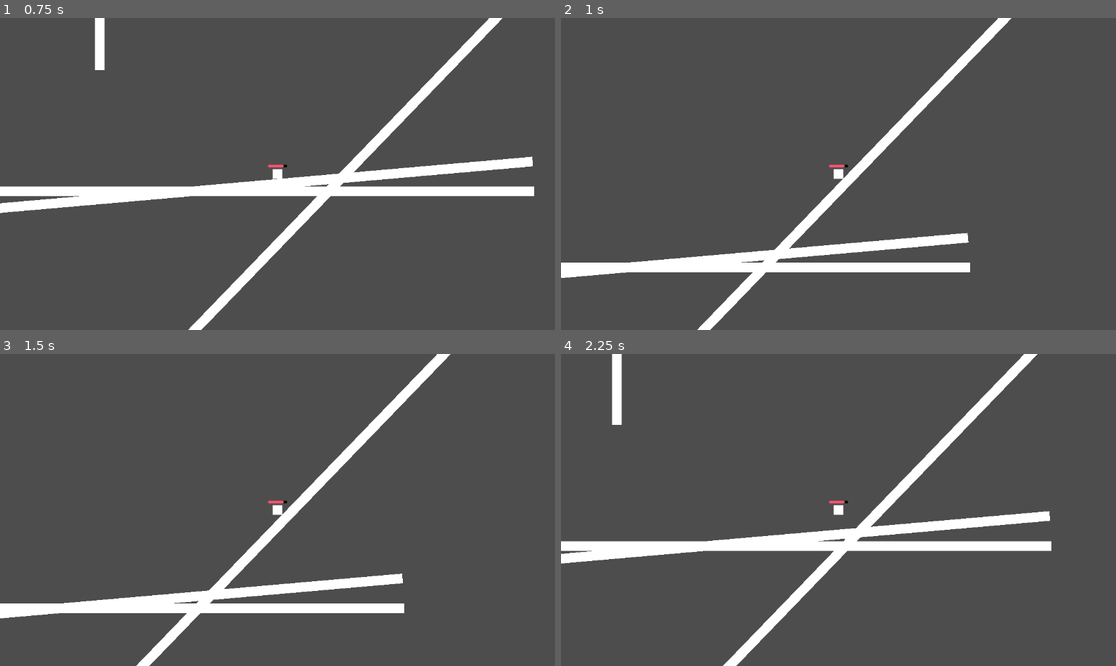
Above: before the commit, frames 1-4 (two rows, left to right).
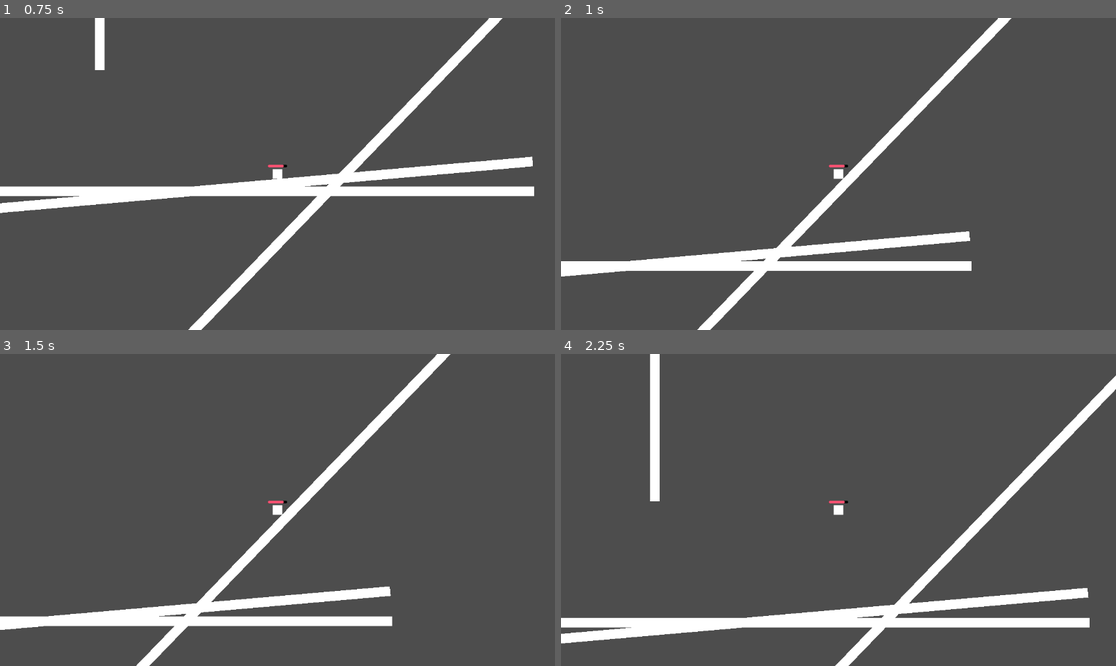
Above: after the commit, the same moments.

Repository: joesobo/BoxV1
Game: Godot game, scene res://main.tscn
Two runs of this game, one before a commit and one after it. Both use one fixed random seed, a clock stepped at 60 frames per second and the inputs below.
Inputs:
- Up to frame 1 (0.75 s): tap Enter at 0.5 s; hold Right (right) from 0.53 s (still down); hold Shift (sprint) from 0.53 s (still down); tap Ctrl (dash) at 0.6 s
- Up to frame 2 (1 s): keep holding Right (right); keep holding Shift (sprint); tap Up (jump) at 0.77 s
- Up to frame 3 (1.5 s): keep holding Right (right); tap Up (jump) at 1.07 s; release Shift (sprint) at 1.28 s; tap Shift (sprint) at 1.35 s
- Up to frame 4 (2.25 s): tap Up (jump) at 1.52, 1.55, 1.82 s; release Right (right) at 2.03 s; hold Left (left) from 2.03 s (still down); hold Up (jump) from 2.03 s (still down)

Frame 1 is identical in both runs. In frame 2, 1.2% of the frame differs, in the area x 0-81%, y 0-96%; in frame 3, 6.7%; in frame 4, 16%, in the area x 0-100%, y 0-100%.

Commit message:
refactor

Diff:
--- a/PlayerController.gd
+++ b/PlayerController.gd
@@ -40,10 +40,6 @@
 	)
 
 
-func check_wall_slide():
-	return velocity.y > 0 && is_aiming_into_wall()
-
-
 func check_wall_jump():
 	return (
 		next_to_wall()
@@ -56,6 +52,16 @@
 func check_gravity_fall():
 	return !is_sliding && !is_on_floor() && velocity.y < GRAVITY
 
+
+func horizontal_movement():
+	if wall_jump_count == 0 && !dashing:
+		velocity.x = horizontal_input.x * speed
+
+		# Sprint
+		if Input.is_action_pressed("sprint"):
+			velocity.x = horizontal_input.x * speed * 2
+
+
 func dash():
 	if is_on_floor() && !dashing:
 		can_dash = true
@@ -67,27 +73,12 @@
 		await get_tree().create_timer(dash_time).timeout
 		dashing = false
 
-func get_input(delta):
-	vertical_input = Input.get_vector("", "", "jump", "down")
-	horizontal_input = Input.get_vector("left", "right", "", "")
 
-	# Horizontal movement
-	if wall_jump_count == 0 && !dashing:
-		velocity.x = horizontal_input.x * speed
+func wall_slide():
+	is_sliding = velocity.y > 0 && is_aiming_into_wall()
 
-		# Sprint
-		if Input.is_action_pressed("sprint"):
-			velocity.x = horizontal_input.x * speed * 2
 
-	# Dash
-	dash()
-
-	print(velocity.x)
-
-	# Wall slide
-	is_sliding = check_wall_slide()
-
-	# Wall jump
+func wall_jump():
 	if check_wall_jump():
 		is_sliding = false
 
@@ -96,12 +87,17 @@
 
 		wall_jump_count += 1
 
-	# Jump
+
+func jump(delta):
 	if is_on_floor():
 		velocity.y = vertical_input.y * jump_force
 		wall_jump_count = 0
 
-	# Fall
+	if velocity.y < 0 && vertical_input.y == 0:
+		velocity.y += GRAVITY * low_jump_multiplier * delta
+
+
+func fall(delta):
 	if is_sliding:
 		velocity.y = GRAVITY
 	elif check_gravity_fall():
@@ -110,9 +106,23 @@
 	# Fall faster
 	if velocity.y > 0:
 		velocity.y += GRAVITY * fall_multiplier * delta
-	# Dynamic Jump
-	elif velocity.y < 0 && vertical_input.y == 0:
-		velocity.y += GRAVITY * low_jump_multiplier * delta
+
+
+func get_input(delta):
+	vertical_input = Input.get_vector("", "", "jump", "down")
+	horizontal_input = Input.get_vector("left", "right", "", "")
+
+	horizontal_movement()
+
+	dash()
+
+	wall_slide()
+
+	wall_jump()
+
+	jump(delta)
+
+	fall(delta)
 
 
 func _physics_process(delta):
--- a/main.tscn
+++ b/main.tscn
@@ -34,6 +34,7 @@
 [node name="Camera2D" type="Camera2D" parent="Players"]
 
 [node name="PauseMenu" type="Control" parent="Players/Camera2D"]
+visible = false
 z_index = 1
 layout_mode = 3
 anchors_preset = 0
